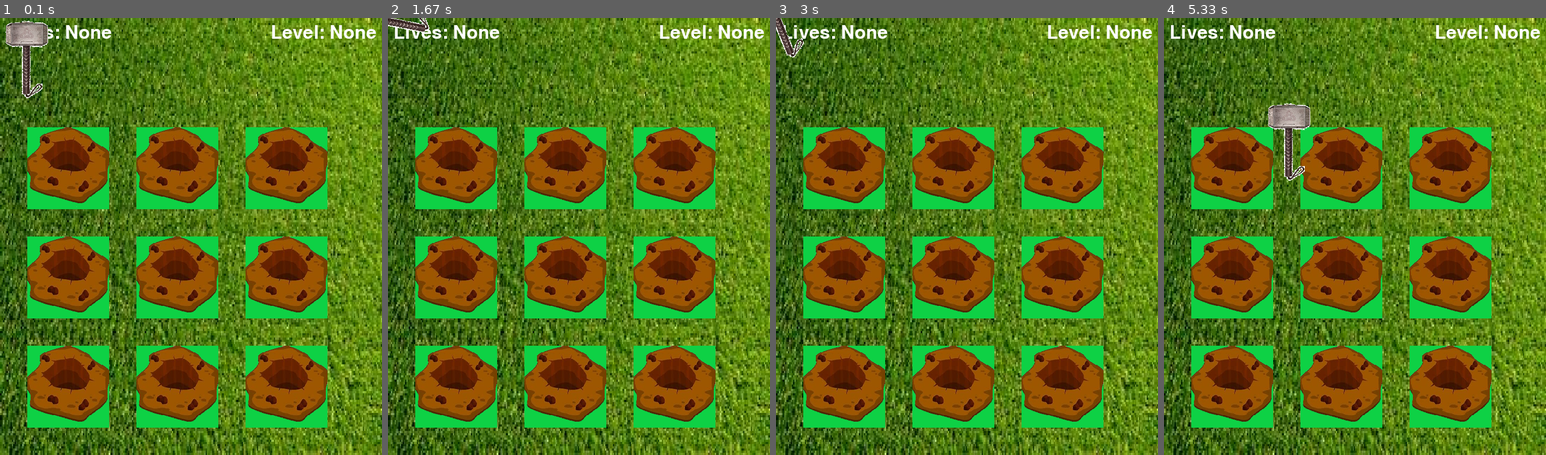
Above: before the commit, frames 1-4 (left to right).
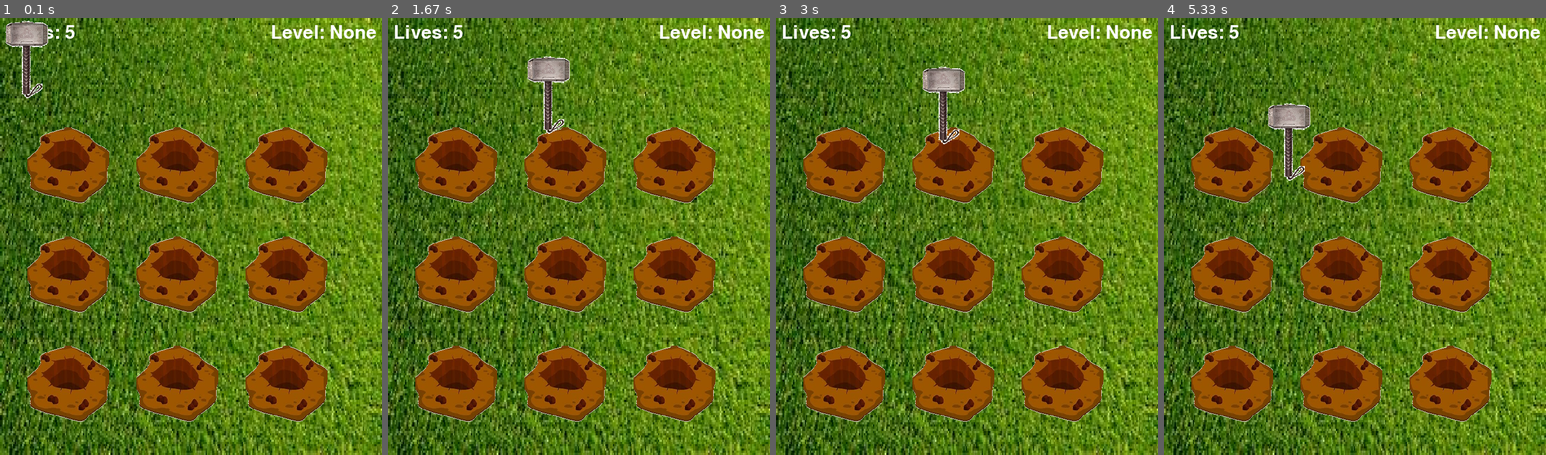
Above: after the commit, the same moments.

Repository: SuguruChhaya/mogura-tataki
Game: pygame game, started from main.py
Two runs of this game, one before a commit and one after it. Both use one fixed random seed, a clock stepped at 60 frames per second and the inputs below.
Inputs (mouse positions are in pixels of both pictures, inside the frame that each line leads up to):
- Up to frame 1 (0.1 s): no input
- Up to frame 2 (1.67 s): tap Space at 0.33 s; press the mouse at (449, 131) at 0.7 s; move the mouse to (475, 105) at 0.8 s; release the mouse at (502, 79) at 0.93 s; press the mouse at (449, 131) at 1.03 s; move the mouse to (487, 140) at 1.13 s; release the mouse at (525, 144) at 1.27 s; press the mouse at (449, 131) at 1.37 s; move the mouse to (498, 114) at 1.47 s; release the mouse at (548, 96) at 1.6 s
- Up to frame 3 (3 s): press the mouse at (837, 131) at 1.7 s; move the mouse to (902, 267) at 1.8 s; release the mouse at (970, 398) at 1.93 s; press the mouse at (837, 131) at 2.03 s; move the mouse to (924, 118) at 2.13 s; release the mouse at (1009, 105) at 2.27 s; press the mouse at (837, 131) at 2.37 s; move the mouse to (913, 240) at 2.47 s; release the mouse at (993, 345) at 2.6 s; press the mouse at (837, 131) at 2.7 s; move the mouse to (890, 118) at 2.8 s; release the mouse at (944, 105) at 2.93 s
- Up to frame 4 (5.33 s): press the mouse at (1225, 131) at 3.03 s; move the mouse to (1305, 149) at 3.13 s; release the mouse at (1389, 162) at 3.27 s; press the mouse at (1225, 131) at 3.37 s; move the mouse to (1293, 258) at 3.47 s; release the mouse at (1362, 385) at 3.6 s; press the mouse at (1225, 131) at 3.7 s; move the mouse to (1225, 258) at 3.8 s; release the mouse at (1221, 380) at 3.93 s; press the mouse at (1225, 131) at 4.03 s; move the mouse to (1228, 205) at 4.13 s; release the mouse at (1232, 280) at 4.27 s; press the mouse at (1225, 131) at 4.37 s; move the mouse to (1320, 184) at 4.47 s; release the mouse at (1412, 236) at 4.6 s; press the mouse at (1225, 131) at 4.7 s; move the mouse to (1309, 236) at 4.8 s; release the mouse at (1393, 337) at 4.93 s; press the mouse at (1225, 131) at 5.03 s; move the mouse to (1259, 135) at 5.13 s; release the mouse at (1290, 140) at 5.27 s

The runs differ from the first frame. In frame 1, 12% of the frame differs, in the area x 7-86%, y 1-94%; in frame 2, 13%; in frame 3, 13%, in the area x 0-86%, y 0-94%; in frame 4, 12%.

Commit message:
working on spawning moles

Diff:
--- a/main.py
+++ b/main.py
@@ -4,6 +4,7 @@
 '''
 
 import pygame
+import random
 pygame.init()
 pygame.font.init()
 
@@ -13,9 +14,19 @@
     window = pygame.display.set_mode((WIDTH, HEIGHT))
     def __init__(self):
         self.run = True
+        self.FPS = 60
+        self.level = 0
+        self.lives = 5
+        self.mole_count = 9
+        self.moles = []
+        #*mole first stay above for 3.25 seconds (3250 milliseconds). Increment every fps
+        #Actual time will be max_time - 250 * self.level * FPS
+        #*This way self.mole_above_time_max will be 3000 for level 1 and will decrease by 250 every level.
+        #*Every level will contain
+        self.mole_above_time_max = self.FPS * 3250
+
         self.GRASS_BG = pygame.transform.scale(pygame.image.load("images/grass.png"), (MainGame.WIDTH, MainGame.HEIGHT))
         self.HEADER_FONT = pygame.font.SysFont("comicsans", 50)
-        self.ALIVE_MOLE = pygame.transform.scale(pygame.image.load('images/alive_mole.png'), (100, 100))
         self.HOLE_1 = pygame.transform.scale(pygame.image.load('images/dirt_hole.png'), (150, 150))
         self.HOLE_2 = pygame.transform.scale(pygame.image.load('images/dirt_hole.png'), (150, 150))
         self.HOLE_3 = pygame.transform.scale(pygame.image.load('images/dirt_hole.png'), (150, 150))
@@ -25,17 +36,31 @@
         self.HOLE_7 = pygame.transform.scale(pygame.image.load('images/dirt_hole.png'), (150, 150))
         self.HOLE_8 = pygame.transform.scale(pygame.image.load('images/dirt_hole.png'), (150, 150))
         self.HOLE_9 = pygame.transform.scale(pygame.image.load('images/dirt_hole.png'), (150, 150))
+        self.HOLE_1.set_colorkey((255, 255, 255))
+        self.HOLE_2.set_colorkey((255, 255, 255))
+        self.HOLE_3.set_colorkey((255, 255, 255))
+        self.HOLE_4.set_colorkey((255, 255, 255))
+        self.HOLE_5.set_colorkey((255, 255, 255))
+        self.HOLE_6.set_colorkey((255, 255, 255))
+        self.HOLE_7.set_colorkey((255, 255, 255))
+        self.HOLE_8.set_colorkey((255, 255, 255))
+        self.HOLE_9.set_colorkey((255, 255, 255))
+        self.ALIVE_MOLE = pygame.transform.scale(pygame.image.load('images/alive_mole.png'), (100, 100))
+        self.ALIVE_MOLE.set_colorkey((255, 255, 255))
         self.BEATEN_MOLE = pygame.transform.scale(pygame.image.load('images/beaten_mole.png'), (0, 0))
         self.JOEVAN = pygame.transform.scale(pygame.image.load('images/joevan.png'), (0, 0))
         self.TROLL = pygame.transform.scale(pygame.image.load('images/trollface.png'), (0, 0))
+        self.TROLL.set_colorkey((255, 0, 0))
         self.HAMMER_IMAGE = pygame.transform.scale(pygame.image.load('images/hammer.png'), (100, 150))
         self.HAMMER_IMAGE.set_colorkey((255, 255, 255))
-        self.FPS = 60
+
         self.clock = pygame.time.Clock()
+
+        #*mole variables
 
     def draw_background(self):
         MainGame.window.blit(self.GRASS_BG, (0,0))
-        self.lives_label = self.HEADER_FONT.render(f'Lives: {None}', 1, (255, 255, 255))
+        self.lives_label = self.HEADER_FONT.render(f'Lives: {self.lives}', 1, (255, 255, 255))
         MainGame.window.blit(self.lives_label, (10, 10))
         self.level_label = self.HEADER_FONT.render(f'Level: {None}', 1, (255, 255, 255))
         MainGame.window.blit(self.level_label, (MainGame.WIDTH - self.level_label.get_width() - 10, 10))
@@ -61,6 +86,35 @@
         #!Moles will have a specific place they will spawn so that the hole properly covers the mole
         #*Mole
 
+        if len(self.moles) == 0:
+            self.level += 1
+            image_dict = {
+                'real_mole1': (self.ALIVE_MOLE, self.BEATEN_MOLE),
+                'real_mole2': (self.ALIVE_MOLE, self.BEATEN_MOLE),
+                'real_mole3': (self.ALIVE_MOLE, self.BEATEN_MOLE),
+                'real_mole4': (self.ALIVE_MOLE, self.BEATEN_MOLE),
+            }
+            mole_coords_tuple = [(75, 250), (275, 250), (475, 250), (75, 450), (275, 450), (475, 450), (75, 650), (275, 650), (475, 650)]
+            mole_coords_tuple_copy = mole_coords_tuple.copy()
+            if self.level >= 3:
+                image_dict['joevan'] = (self.JOEVAN, self.TROLL)
+            for i in range(self.mole_count):
+                images = image_dict[random.choice(list(image_dict.keys()))]
+                chosen = random.choice(mole_coords_tuple_copy)
+                mole_coords_tuple_copy.remove(chosen)
+                mole_x, mole_y = chosen
+                above_time = self.mole_above_time_max - 250 * self.FPS * self.level
+
+                #self.moles.append(Mole(20, 30, ))
+            print(above_time)
+        else:
+            pass
+
+        '''
+        for mole in self.moles:
+            mole.draw()
+        '''
+
         #*Hole (9 holes)
         self.draw_hole()
 
@@ -71,6 +125,7 @@
 
         elif self.hammer.going_down:
             if self.hammer.current_degree < 90:
+                self.hammer.can_swing = False
                 self.hammer.swing_down()
             else:
                 self.hammer.going_down = False
@@ -82,6 +137,7 @@
                 self.hammer.going_down = False
                 self.hammer.going_up = False
                 self.hammer.image = self.hammer.original_image
+                self.hammer.can_swing = True
 
         self.hammer.final_draw()
 
@@ -98,7 +154,6 @@
         self.clock.tick(self.FPS)
         self.hammer = Hammer(self.HAMMER_IMAGE)
         while self.run:
-            print(self.hammer.current_degree)
             #!This forloop only runs when a new key is pressed.
             #*This makes it perfect for the space thing.
             for event in pygame.event.get():
@@ -107,11 +162,13 @@
                     self.run = False
                 elif keys[pygame.K_SPACE]:
                     #*I think I will need an additional function to draw the hammer in motion.
-                    self.hammer.going_down = True
-                    #!The commented code doesn't work because the self.hammer.image.get_width() and height changes and it won't be properly centered.
-                    #*This prevents the hammer to follow the cursor while hammer movement.
-                    self.hammer.mouse_x = pygame.mouse.get_pos()[0]
-                    self.hammer.mouse_y = pygame.mouse.get_pos()[1]
+                    #*Check whether a swinging motion is currently taking place
+                    if self.hammer.can_swing:
+                        self.hammer.going_down = True
+                        #!The commented code doesn't work because the self.hammer.image.get_width() and height changes and it won't be properly centered.
+                        #*This prevents the hammer to follow the cursor while hammer movement.
+                        self.hammer.mouse_x = pygame.mouse.get_pos()[0]
+                        self.hammer.mouse_y = pygame.mouse.get_pos()[1]
             self.redraw()
 
 
@@ -130,8 +187,9 @@
         self.x = None
         self.y = None
         #*Swinging and bringing back speed.
-        self.swing_vel = 1
+        self.swing_vel = 6
         #*These two variables indicate whether the hammer is in the process of going_down or going_up
+        self.can_swing = True
         self.going_down = False
         self.going_up = False
         #*Find the current degree I am at
@@ -140,7 +198,7 @@
     #*I also need to consider cropping the image
     #*I can add arguments with the default value of the self.image's width and height
     def final_draw(self):
-        MainGame.window.blit(self.image, (self.x, self.y))
+        MainGame.window.blit(self.image, (int(self.x), int(self.y)))
 
     def mouse_draw(self):
         hammer_x, hammer_y = pygame.mouse.get_pos()
@@ -211,10 +269,15 @@
         self.x = x
         self.y = y
         self.before_image, self.after_image = images
+        self.current_image = None
+        self.mole_vel = 1
         self.above_time = above_time
 
     def draw(self):
-        pass
+        MainGame.window.blit(self.current_image, (self.x, self.y))
+
+    def move(self):
+        self.y -= self.mole_vel
 
 
 
--- a/trypygame.py
+++ /dev/null
@@ -1,95 +0,0 @@
-import pygame
-import math, sys, os
-from pygame.locals import *
-
-RED = (255, 0, 0)
-GREEN = (0, 255, 0)
-GRAY = (150, 150, 150)
-
-pygame.init()
-w, h = 640, 240
-screen = pygame.display.set_mode((w, h))
-running = True
-
-module = sys.modules['__main__']
-path, name = os.path.split(module.__file__)
-path = os.path.join(path, 'images/grass.png')
-
-img0 = pygame.image.load(path)
-img0.convert()
-
-# draw a green border around img0
-rect0 = img0.get_rect()
-pygame.draw.rect(img0, GREEN, rect0, 1)
-
-center = w//2, h//2
-img = img0
-rect = img.get_rect()
-rect.center = center
-
-angle = 0
-scale = 1
-
-mouse = pygame.mouse.get_pos()
-
-while running:
-    for event in pygame.event.get():
-        if event.type == QUIT:
-            running = False
-
-        if event.type == KEYDOWN:
-            if event.key == K_r:
-                if event.mod & KMOD_SHIFT:
-                    angle -= 10
-                else:
-                    angle += 10
-                img = pygame.transform.rotozoom(img0, angle, scale)
-
-            elif event.key == K_s:
-                if event.mod & KMOD_SHIFT:
-                    scale /= 1.1
-                else:
-                    scale *= 1.1
-                img = pygame.transform.rotozoom(img0, angle, scale)
-
-            elif event.key == K_o:
-                img = img0
-                angle = 0
-                scale = 1
-
-            elif event.key == K_h:
-                img = pygame.transform.flip(img, True, False)
-
-            elif event.key == K_v:
-                img = pygame.transform.flip(img, False, True)
-
-            elif event.key == K_l:
-                img = pygame.transform.laplacian(img)
-
-            elif event.key == K_2:
-                img = pygame.transform.scale2x(img)
-
-            rect = img.get_rect()
-            rect.center = center
-
-        elif event.type == MOUSEMOTION:
-            mouse = event.pos
-            x = mouse[0] - center[0]
-            y = mouse[1] - center[1]
-            d = math.sqrt(x ** 2 + y ** 2)
-
-            angle = math.degrees(-math.atan2(y, x))
-            scale = abs(5 * d / w)
-            img = pygame.transform.rotozoom(img0, angle, scale)
-            rect = img.get_rect()
-            rect.center = center
-
-    screen.fill(GRAY)
-    screen.blit(img, rect)
-    pygame.draw.rect(screen, RED, rect, 1)
-    pygame.draw.line(screen, GREEN, center, mouse, 1)
-    pygame.draw.circle(screen, RED, center, 6, 1)
-    pygame.draw.circle(screen, RED, mouse, 6, 1)
-    pygame.display.update()
-
-pygame.quit()
Binary file changed: images/alive_mole.png
Binary file changed: images/dirt_hole.png
Binary file changed: images/trollface.png
